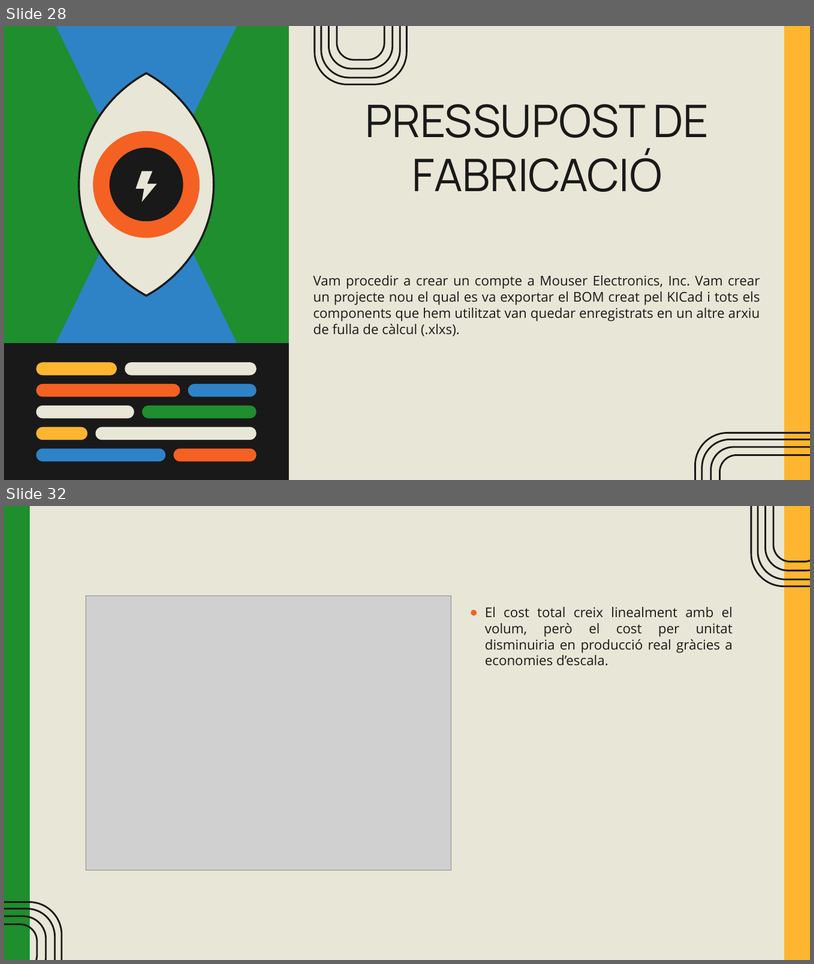
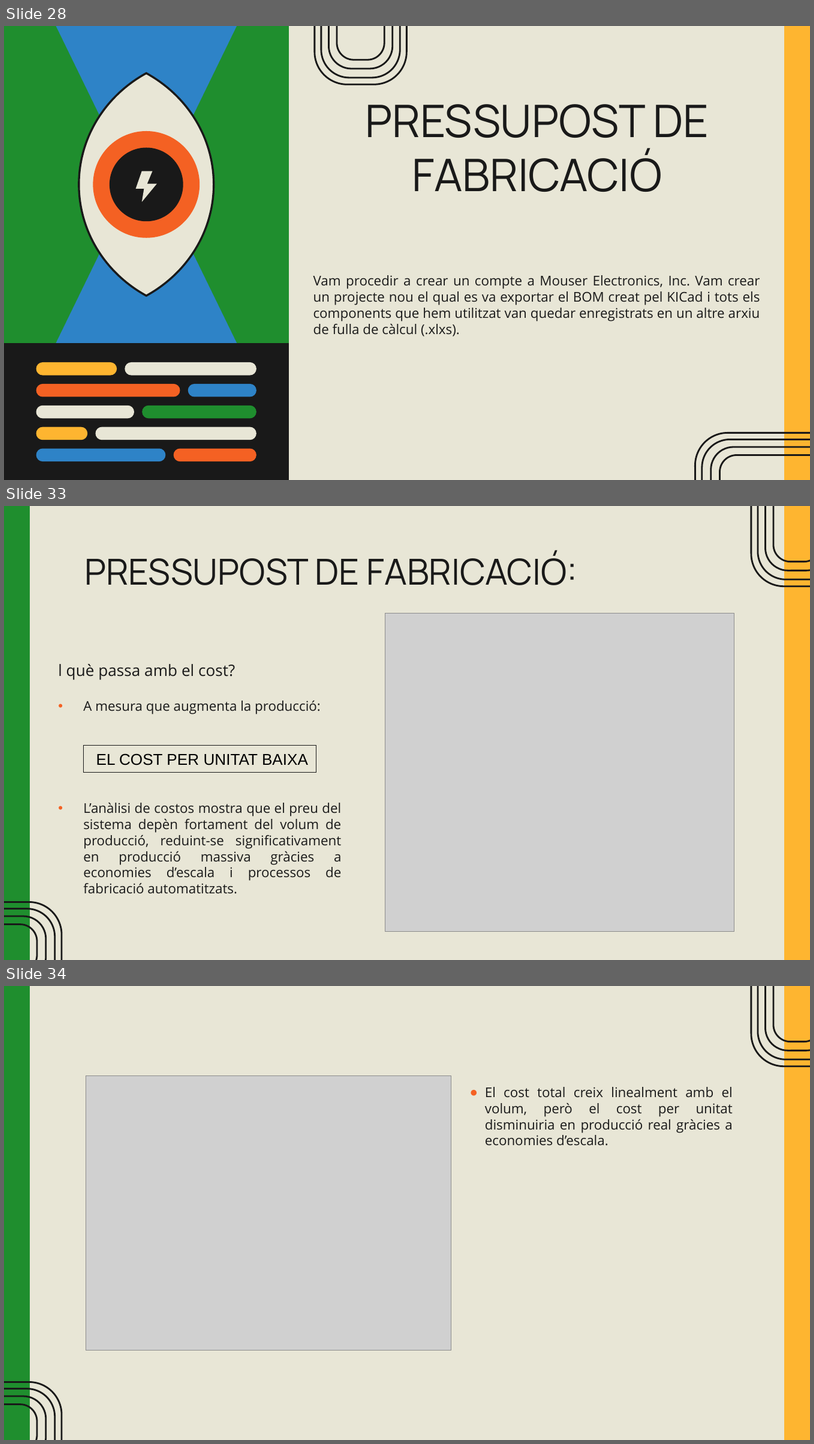
Before and after one commit to EDD2526/edd-project-grup-dijous-dj_d_seients, a slide deck: EINES DE DISSENY – PROJECTE VERSIÓ FINAL.pptx. Shown one above the other, each under a label of ours: slides 28 and 32 before the commit, slides 28, 33 and 34 after it; the slides between them are not shown. The pictures are 814x964 and 814x1444 pixels, drawn with LibreOffice and Linux fonts; fonts in the diff are those of the drawing; grey boxes stand for pictures. Boxes give left, top, right and bottom in pixels: in the first picture for what was removed or moved away, otherwise in the second. Text is boxed around its words. In the diff, an @@ line names an element or a change of style, - is before the commit and + after.

```diff
--- a/EINES DE DISSENY – PROJECTE VERSIÓ FINAL.pptx
+++ b/EINES DE DISSENY – PROJECTE VERSIÓ FINAL.pptx
@@ slide 33 added at box(4, 506, 810, 960), background #E8E6D6; not listed: 10 template elements that a slide beside it also shows @@
@@ title added at box(84, 552, 578, 585), 32 pt, text #191919 @@
+PRESSUPOST DE FABRICACIÓ:
@@ picture added at box(386, 613, 735, 931) @@
@@ text added at box(58, 664, 341, 894), 12 pt, text #191919 @@
+l què passa amb el cost?
+• A mesura que augmenta la producció:
+• L’anàlisi de costos mostra que el preu del sistema depèn fortament del volum de producció, reduint-se significativament en producció massiva gràcies a economies d’escala i processos de fabricació automatitzats.
@@ rectangle added at box(84, 745, 317, 772), outline #191919 0.75 pt, 14 pt, text #000000 @@
+EL COST PER UNITAT BAIXA
@@ what was slide 32 is now slide 34 @@
```
Also in this commit, not shown: 3 slides changed, 1 other slide added, 2 other files.
